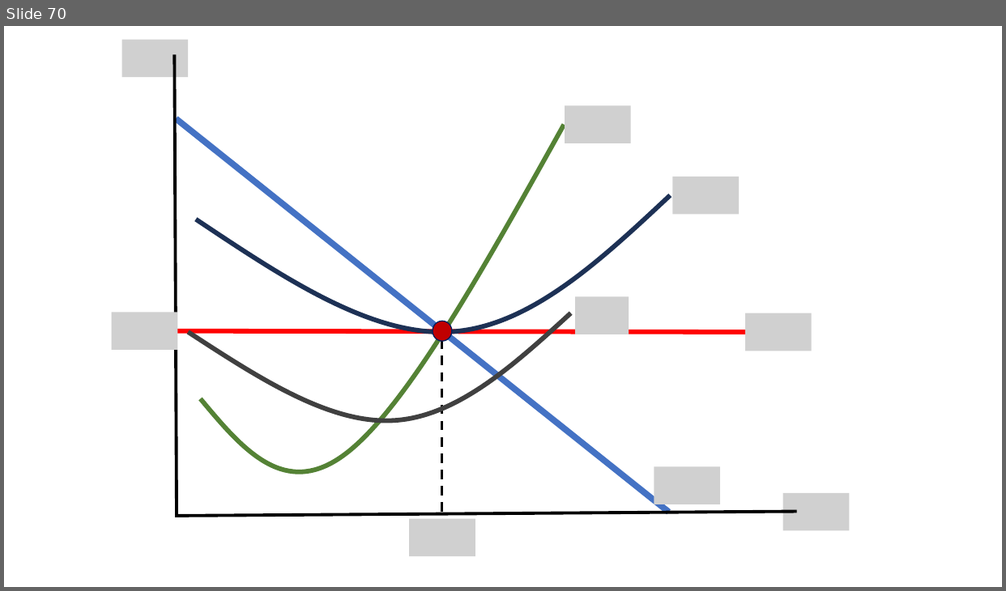
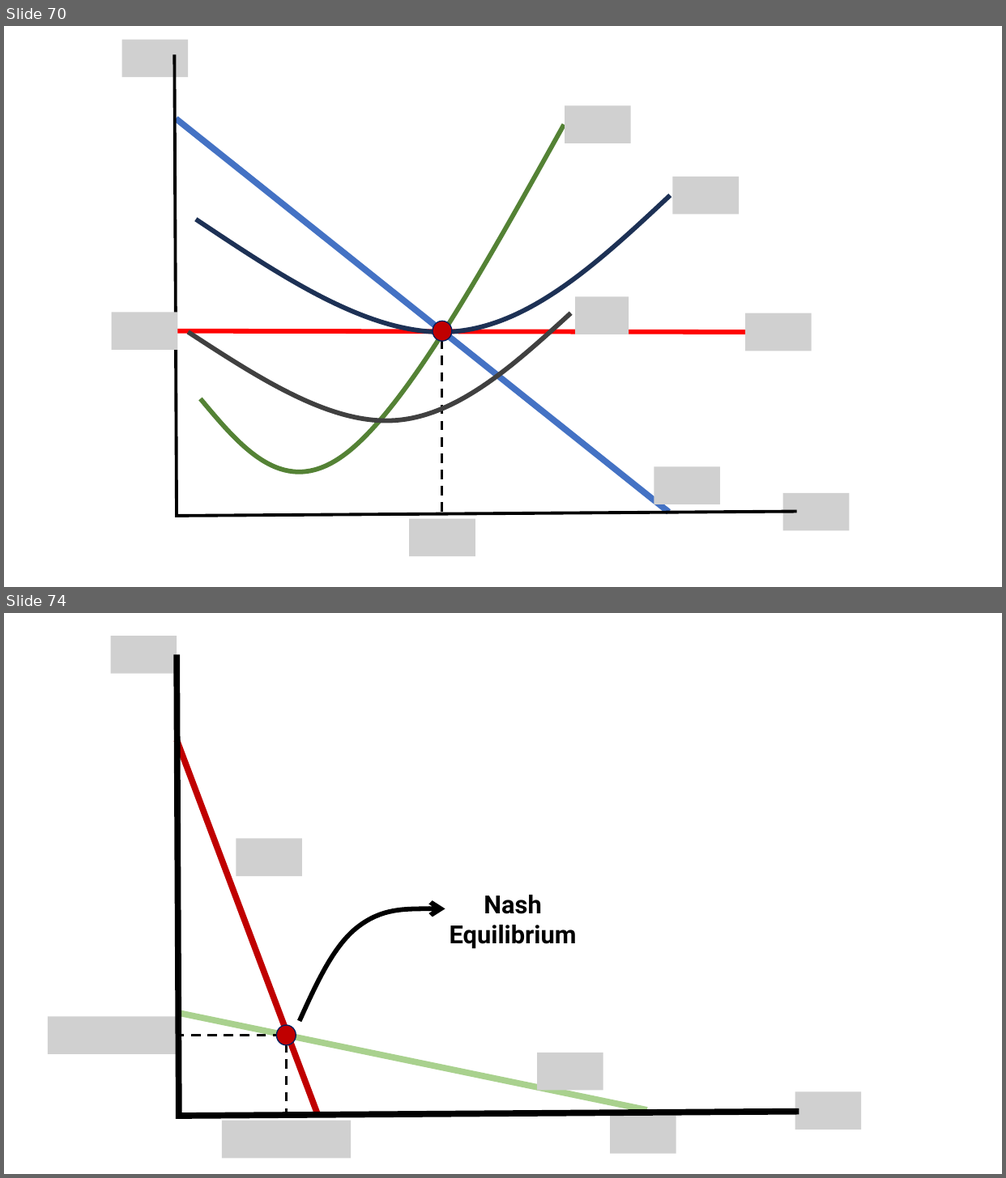
Before and after one commit to jrojas1003/EC-311, a slide deck: Slides/graph-maker.pptx. Shown one above the other, each under a label of ours: slide 70 before the commit, slides 70 and 74 after it; the slides between them are not shown. The pictures are 1006x591 and 1006x1178 pixels, drawn with LibreOffice and Linux fonts; fonts in the diff are those of the drawing; grey boxes stand for pictures. Boxes give left, top, right and bottom in pixels: in the first picture for what was removed or moved away, otherwise in the second. Text is boxed around its words. In the diff, an @@ line names an element or a change of style, - is before the commit and + after.

```diff
--- a/Slides/graph-maker.pptx
+++ b/Slides/graph-maker.pptx
@@ slide 74 added at [4, 613, 1002, 1174], background #FFFFFF at 53% opacity @@
@@ picture added at [110, 636, 177, 673] @@
@@ freeform shape added at [177, 655, 799, 1117], outline #000000 6 pt @@
@@ line added from (177, 740) to (318, 1116), #C00000 6 pt @@
@@ picture added at [236, 838, 302, 875] @@
@@ text added at [450, 895, 577, 949], 24 pt, text #000000, bold @@
+Nash Equilibrium
@@ freeform shape added at [300, 909, 445, 1021], outline #000000 4.5 pt @@
@@ picture added at [48, 1016, 177, 1054] @@
@@ line added from (177, 1013) to (647, 1110), #A9D18E 6 pt @@
@@ ellipse added at [276, 1025, 296, 1046], fill #C00000, outline #002060 1 pt @@
@@ line added from (282, 1036) to (181, 1036), #000000 2.25 pt dashed @@
@@ line added from (286, 1027) to (286, 1116), #000000 2.25 pt dashed @@
@@ picture added at [537, 1053, 603, 1090] @@
@@ picture added at [795, 1093, 861, 1130] @@
@@ picture added at [222, 1121, 351, 1158] @@
@@ picture added at [611, 1116, 676, 1153] @@
```
Also in this commit, not shown: 3 other slides added.
